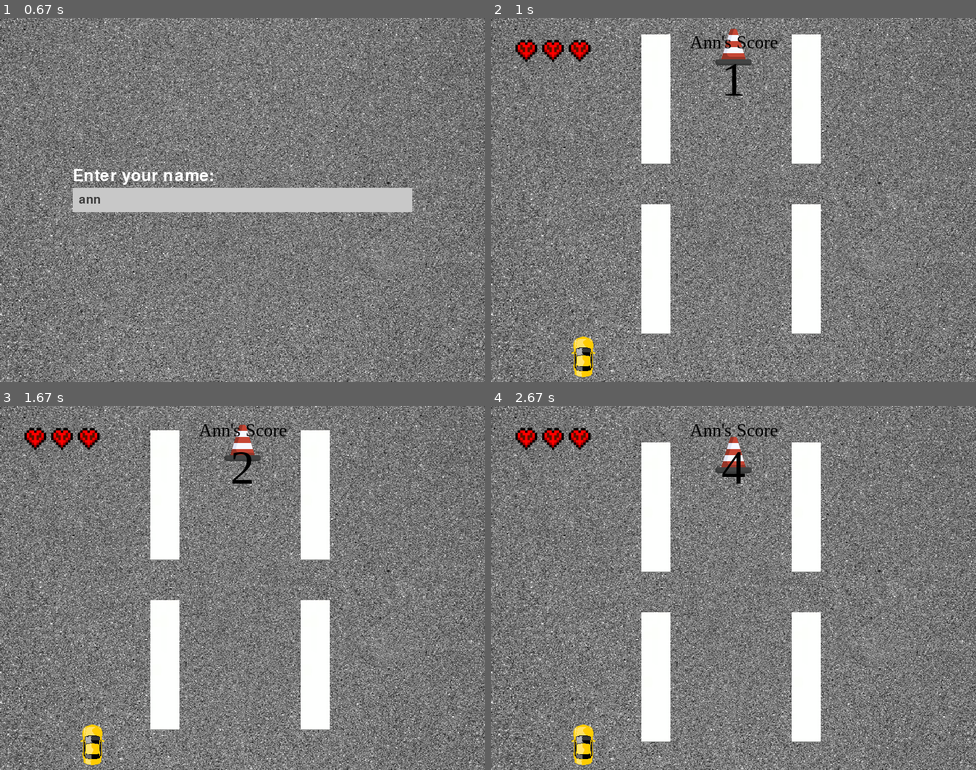
Above: before the commit, frames 1-4 (two rows, left to right).
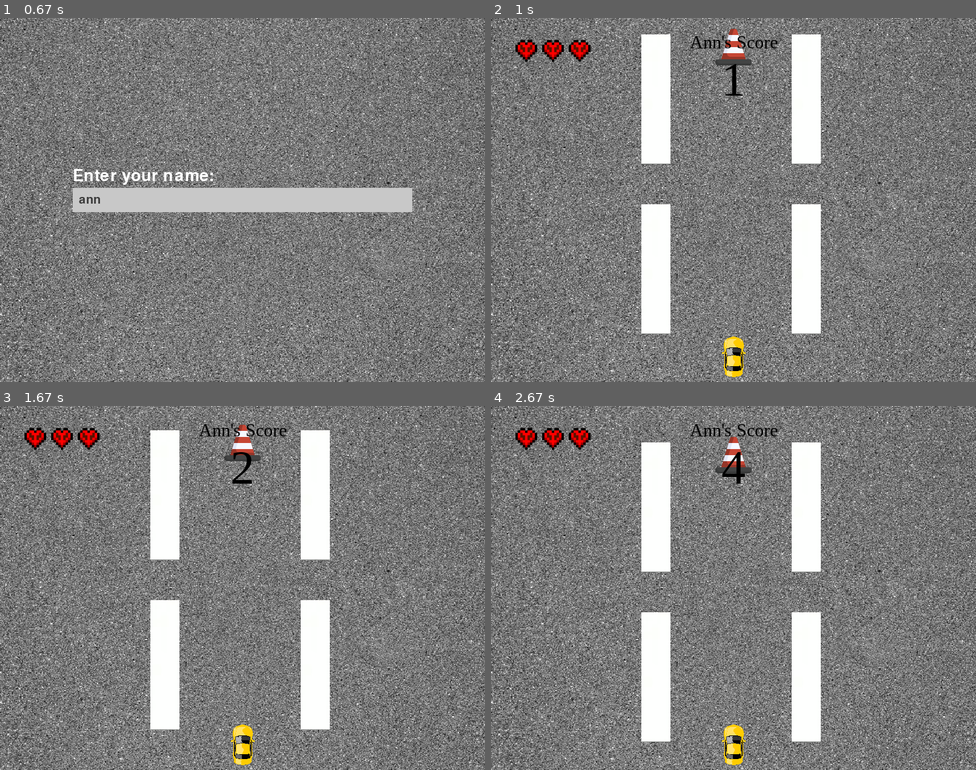
Above: after the commit, the same moments.

Repository: makuchaku/formula-one-racing-pygame
Game: pygame game, started from code/main.py
The game is run twice, just before and just after one commit, with the same random seed, the same clock (stepped at 60 frames per second) and the same inputs.
Inputs:
- Up to frame 1 (0.67 s): type "ann" at 0.33 s
- Up to frame 2 (1 s): tap Enter at 0.67 s; hold Left from 0.9 s (still down)
- Up to frame 3 (1.67 s): release Left at 1.43 s; hold Left from 1.47 s (still down)
- Up to frame 4 (2.67 s): release Left at 1.87 s; hold Right 1.9-2.53 s; hold Left from 2.57 s (still down)

Frame 1 is identical in both runs. In frame 2, 0.8% of the frame differs, in the area x 16-53%, y 87-99%; in frame 3, 0.8%; in frame 4, 0.8%.

Commit message:
Added joycon buttons instead of keys
Signed-off-by: Siva <goparajusivas@gmail.com>

Diff:
--- a/code/game.py
+++ b/code/game.py
@@ -11,6 +11,9 @@
 sprite_box = 64
 speed = 100000
 car_move_sprite = 248
+# for Nintendo Joy Cons, below are the button values.
+JOYSTICK_LEFT = 1
+JOYSTICK_RIGHT = 2
 
 
 tanks = []
@@ -39,7 +42,10 @@
         self.car = None
         # self.background_image = pygame.image.load('./assets/road.jpg')
         self.background_image = pygame.transform.scale(pygame.image.load('./assets/road1.jpg'), (self.screen_width, self.screen_height))
-
+        # initialize joy stick
+        pygame.joystick.init()
+        # note: we only support one joystick for now
+        self.joysticks = [pygame.joystick.Joystick(x) for x in range(pygame.joystick.get_count())]
 
     # Creates all sprites
     def create_sprites(self):
@@ -79,13 +85,12 @@
             # Check if we need to quit
             if event.type == pygame.QUIT:
                 break
-
-            # Check for movement
-            elif event.type == pygame.KEYDOWN:
-                if event.key == pygame.K_RIGHT and self.car.sprite_x + car_move_sprite < self.screen_width:
+            # Check for joy-stick button presses
+            elif event.type == pygame.JOYBUTTONDOWN:
+                if event.button == JOYSTICK_RIGHT and self.car.sprite_x + car_move_sprite < self.screen_width:
                     self.car.play_sound("no_move")
                     self.car.move_x(car_move_sprite)
-                elif event.key == pygame.K_LEFT and self.car.sprite_x - car_move_sprite > 0:
+                elif event.button == JOYSTICK_LEFT and self.car.sprite_x - car_move_sprite > 0:
                     self.car.play_sound("no_move")
                     self.car.move_x(-car_move_sprite)
 
